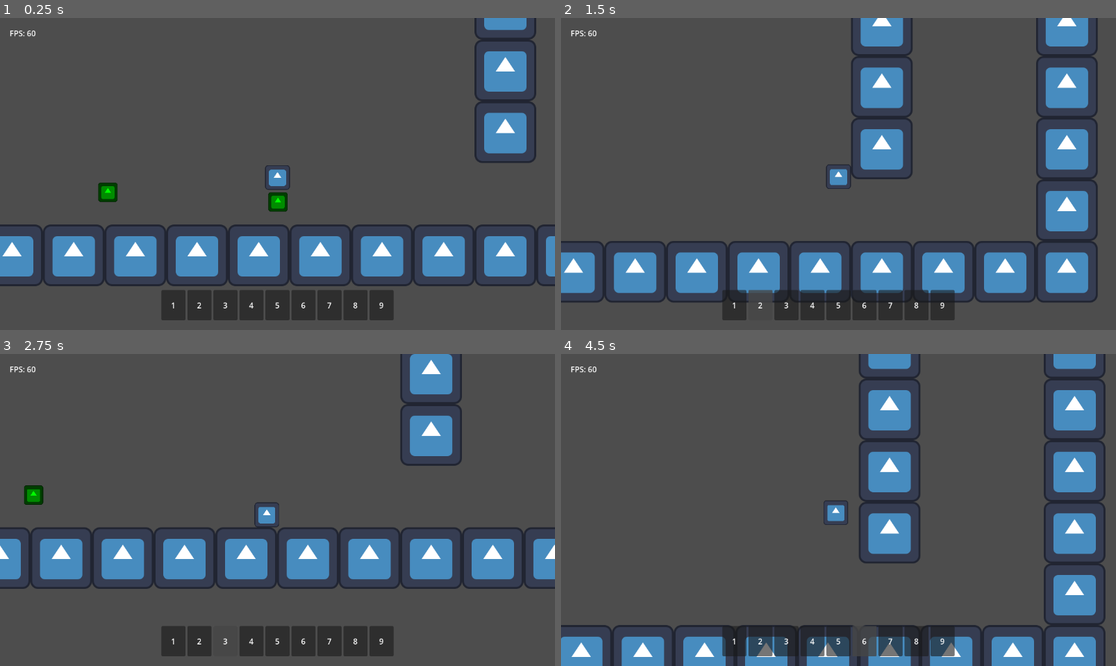
Above: before the commit, frames 1-4 (two rows, left to right).
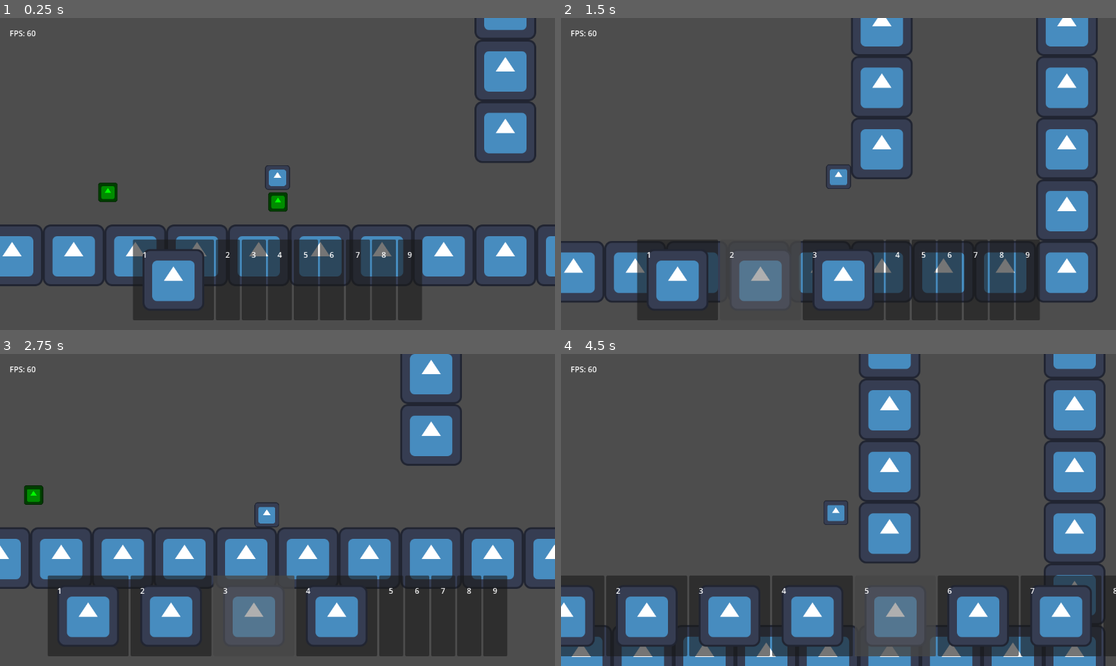
Above: after the commit, the same moments.

Repository: TheHumanMRP/RPG-Life-Tracker
Game: Godot game, scene res://Folders/Systems/Main/Scenes/main_scene.tscn
Same seed, same stepped clock (60 frames per second), same inputs: the game is played once before the commit and once after it. The engine's default icon, where the game draws it, is replaced by a stand-in: a white triangle on a blue panel in a dark square.
Inputs (mouse positions are in pixels of both pictures, inside the frame that each line leads up to):
- Up to frame 1 (0.25 s): no input
- Up to frame 2 (1.5 s): move the mouse to (733, 305) at 0.52 s; hold D (move_right) from 0.53 s (still down); tap I (add_test_sword) at 0.6, 1.35 s; click (733, 305) at 0.67 s; tap Space (jump) at 0.77 s; move the mouse to (760, 305) at 1.27 s; click (760, 305) at 1.42 s
- Up to frame 3 (2.75 s): tap Space (jump) at 1.52 s; move the mouse to (227, 641) at 2.02 s; release D (move_right) at 2.03 s; hold A (move_left) from 2.03 s (still down); tap I (add_test_sword) at 2.1 s; click (227, 641) at 2.17 s
- Up to frame 4 (4.5 s): move the mouse to (810, 641) at 2.77 s; release A (move_left) at 2.78 s; hold D (move_right) 2.78-4.28 s; tap I (add_test_sword) at 2.85, 3.6, 4.35 s; click (810, 641) at 2.92 s; tap Space (jump) at 3.02, 3.77 s; move the mouse to (838, 641) at 3.52 s; click (838, 641) at 3.67 s; move the mouse to (866, 641) at 4.27 s; hold A (move_left) from 4.28 s (still down); click (866, 641) at 4.42 s

The runs differ from the first frame. In frame 1, 8.6% of the frame differs, in the area x 23-76%, y 71-97%; in frame 2, 13%; in frame 3, 15%; in frame 4, 18%, in the area x 0-100%, y 71-97%.
Error before the commit: Invalid call. Nonexistent function 'get_type' in base 'Resource (Sword)'. (res://Folders/Systems/Inventory_System/Scripts/item_entry.gd:12)
Error after the commit: Parse Error: Invalid operands "BaseItem.Item_Type" and "String" for "!=" operator. (res://Folders/Components/equipment_logic_component.gd:20)

Commit message:
Auto commit at 2026-07-10 02:15:06

Diff:
--- a/Folders/Systems/Inventory_System/Scripts/item_entry.gd
+++ b/Folders/Systems/Inventory_System/Scripts/item_entry.gd
@@ -2,14 +2,14 @@
 class_name ItemEntry
 
 @export var item: BaseItem
-@export var item_type: String
+@export var item_type: BaseItem.Item_Type
 @export var durability: float
 @export var item_id: int
 @export var logo: Texture2D
 
 func setup(new_item: BaseItem, new_logo: Texture2D, new_durability: float = new_item.base_durability):
 	item = new_item
-	item_type = item.get_type()
+	item_type = item.type
 	durability = new_durability
 	logo = new_logo
 
